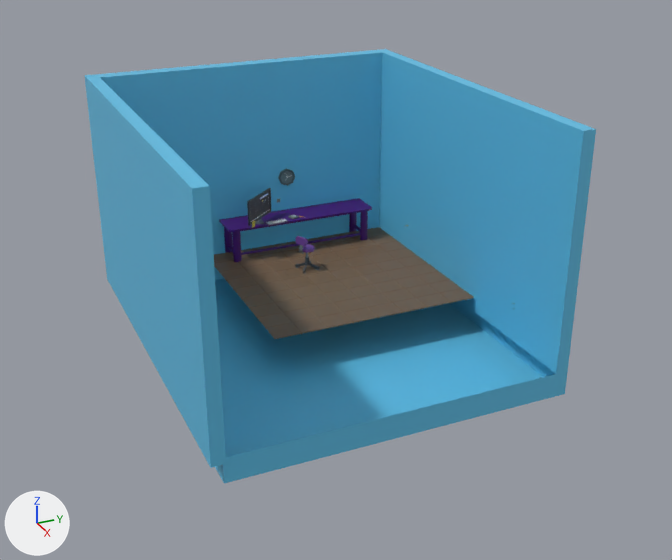
The glTF model assets/3Dmodels/laboratorio-small.glb as it was, and as the next commit left it.
Camera for both pictures: a 50 mm lens placed at (7.69, -3.01, 3.25), pointed at (0.94, 0.03, -0.12). The lights are fixed; the arrows at lower left show +X, +Y and +Z. The first picture is the older version. Where no turn or scale is listed for an object, it has been applied to the vertices. Vertices at exactly the same position are counted once.

The first picture shows 'cane', 'floor_and_walls', 'tile' and 5 more.
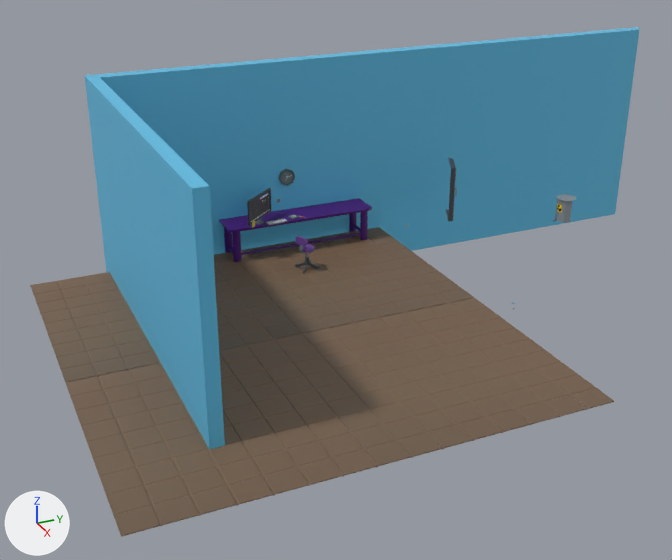
Changed parts and their boxes (x1, y1, x2, y2) in the pictures (672 x 560 px; the box of a moved part takes in the faces that stretch with it):
'floor_and_walls', reshaped
    before: (84, 49, 596, 484)
    after: (84, 27, 639, 449)
'tile', reshaped (124% wider, 175% taller)
    before: (214, 227, 474, 339)
    after: (30, 227, 614, 537)
part 1 of me_cube_014, added (brown)
    after: (275, 298, 614, 466)
part 2 of me_cube_014, added (brown)
    after: (30, 266, 274, 382)
part 3 of me_cube_014, added (brown)
    after: (66, 340, 379, 537)
part 4 of me_cube_005, moved or reshaped
    before: (215, 49, 596, 484)
    after: (379, 27, 639, 251)

Diff of the bpy script that builds the scene:
```diff
--- a/assets/3Dmodels/laboratorio-small.glb.py
+++ b/assets/3Dmodels/laboratorio-small.glb.py
@@ me_cube_014 @@
 # used by ob_tile; location = (-0.635, 1.245, -0.383)
-me_cube_014.from_pydata(...)  # 646 vertices, 1194 faces; spans x 0.0..1.91, y -1.92..0.0, z -0.01..0.0
+me_cube_014.from_pydata(...)  # 2530 vertices, 4672 faces; spans x 0.0..3.84, y -3.62..0.0, z -0.01..0.0
+# me_cube_014 part 1: the loose piece of 646 vertices spanning x 0.0..1.91, y -1.92..0.0, z -0.01..0.0 is copied, and the copy is moved by (1.92, 0.0, 0.0); it spans x 1.92..3.84, y -1.92..0.0, z -0.01..0.0
+# me_cube_014 part 2: a new loose piece of 619 vertices spanning x 0.0..1.91, y -3.62..-1.92, z -0.01..0.0, in mat_madera_001 (picture img_wood_planks_dirt_diff_1k)
+# me_cube_014 part 3: a new loose piece of 619 vertices spanning x 1.92..3.84, y -3.62..-1.92, z -0.01..0.0, in mat_madera_001 (picture img_wood_planks_dirt_diff_1k)
 me_cube_014.materials.append(mat_madera_001)
@@ me_cube_005 @@
 # used by ob_floor_and_walls; location = (0.0, 0.0, 0.0)
-me_cube_005.from_pydata(...)  # 28 vertices, 50 faces; spans x -0.82..2.57, y -1.64..1.38, z -0.75..1.46
+me_cube_005.from_pydata(...)  # 28 vertices, 48 faces; spans x -0.82..2.57, y -1.64..4.61, z -0.75..1.46
+# me_cube_005 part 4
+# 6 vertices are removed from x 2.5, y 1.26..1.38, z -0.75..1.46
+# 18 faces are deleted
+# 6 vertices are added at (-0.82, 4.61, -0.75), (-0.82, 4.61, -0.54), (-0.82, 4.61, 1.46), (-0.68, 4.5, -0.75), (-0.68, 4.5, -0.54), (-0.68, 4.5, 1.46)
+# 16 new faces join them
 me_cube_005.materials.append(mat_pared)
```
